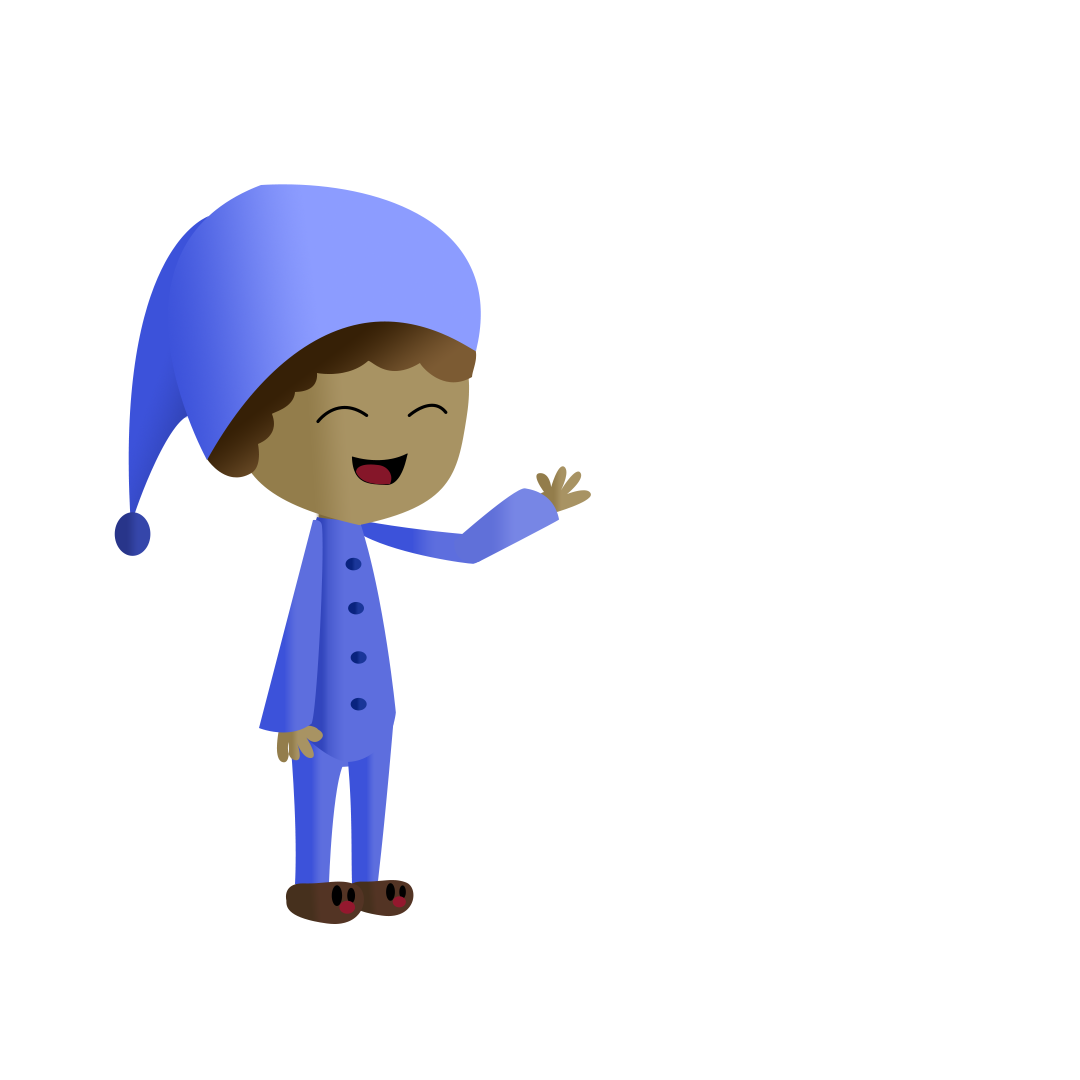
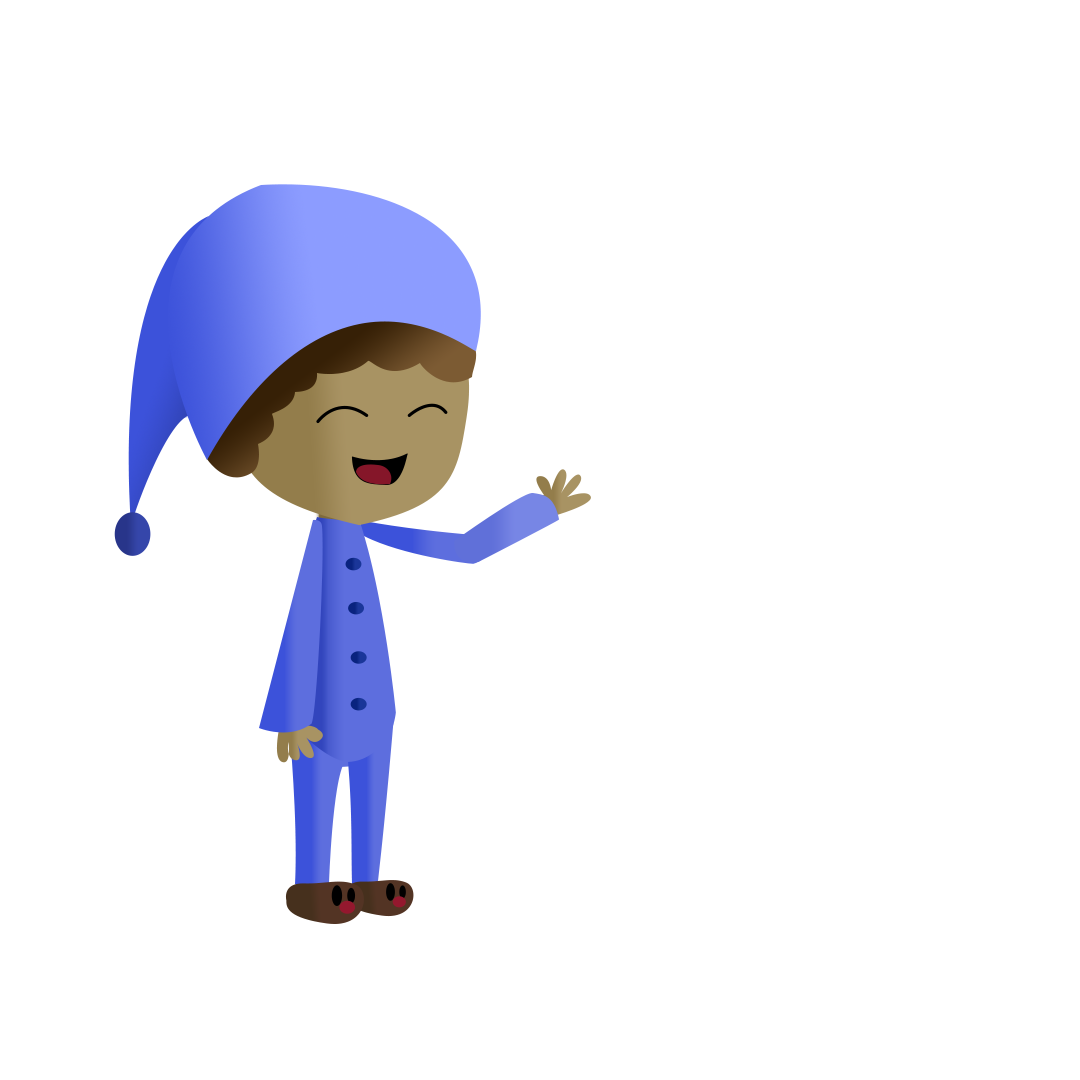
Two versions of the same layered image (1080x1080). Layer-by-layer changes:
painted on "BRAÇO D" over (458, 488, 560, 538)
painted on "MAO D" over (536, 466, 591, 516)
hid "Background" over (354, 466, 591, 538)
